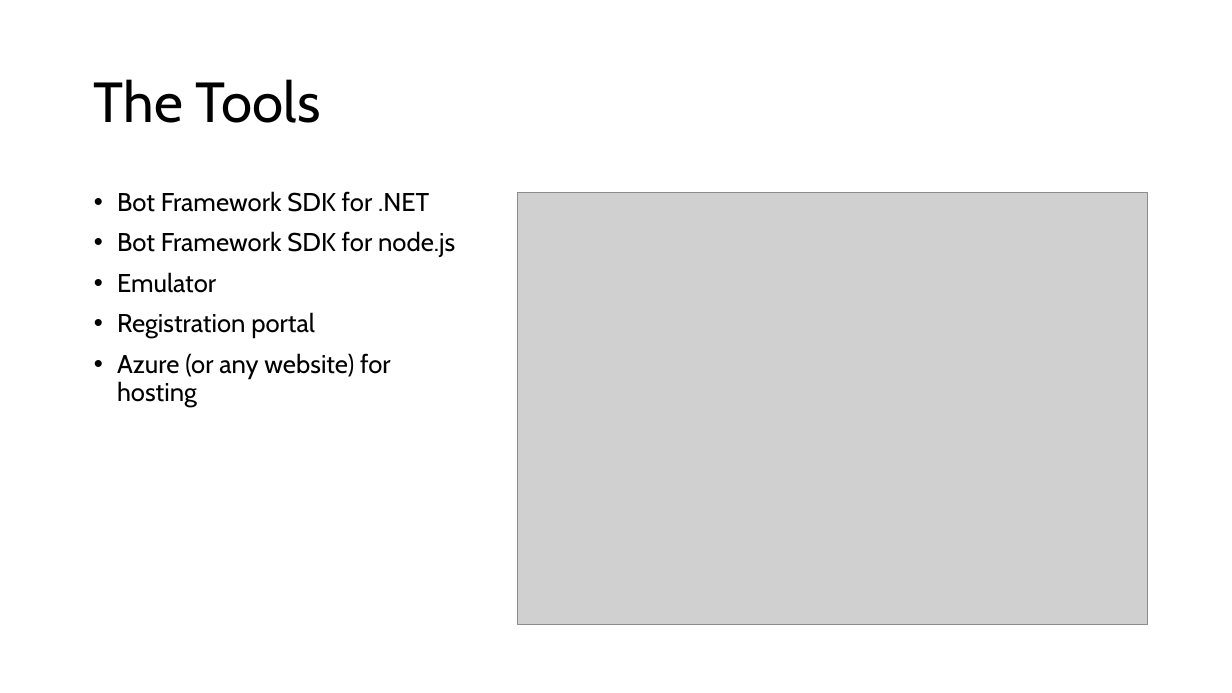
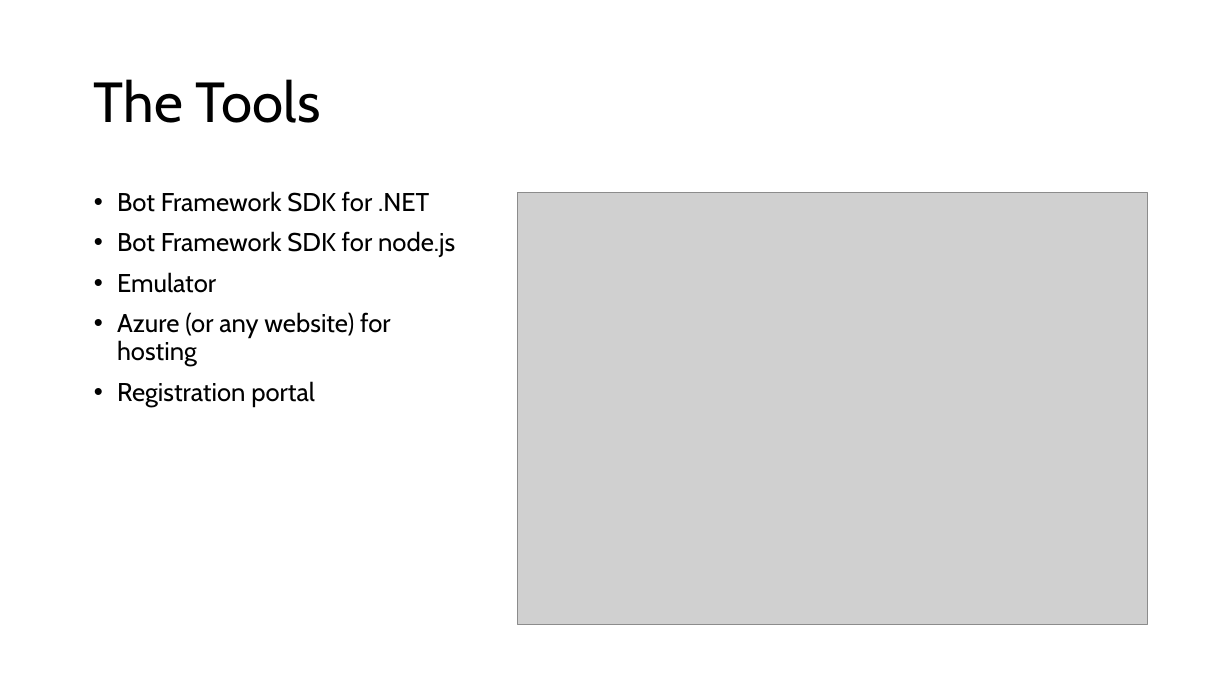
Before and after one commit to warpyu/TechnicalCommunityContent, a slide deck: slide 10 of Intelligent Services/Conversations as a Platform/Session 1 - Exploring CaaP/Exploring Conversations as a Platform.pptx. Drawn at 1232x693 pixels with LibreOffice and Linux fonts; fonts in the diff are those of the drawing; grey boxes stand for pictures. Boxes give left, top, right and bottom in pixels: in the first picture for what was removed or moved away, otherwise in the second. Text is boxed around its words. In the diff, an @@ line names an element or a change of style, - is before the commit and + after.

```diff
--- a/Intelligent Services/Conversations as a Platform/Session 1 - Exploring CaaP/Exploring Conversations as a Platform.pptx
+++ b/Intelligent Services/Conversations as a Platform/Session 1 - Exploring CaaP/Exploring Conversations as a Platform.pptx
@@ text at (117, 312, 391, 366): paragraph added @@
+• Azure (or any website) for hosting
@@ text at (117, 353, 391, 406): paragraph removed @@
-• Azure (or any website) for hosting
```
Also in this commit, not shown: 2 other slides changed, 1 other file.
